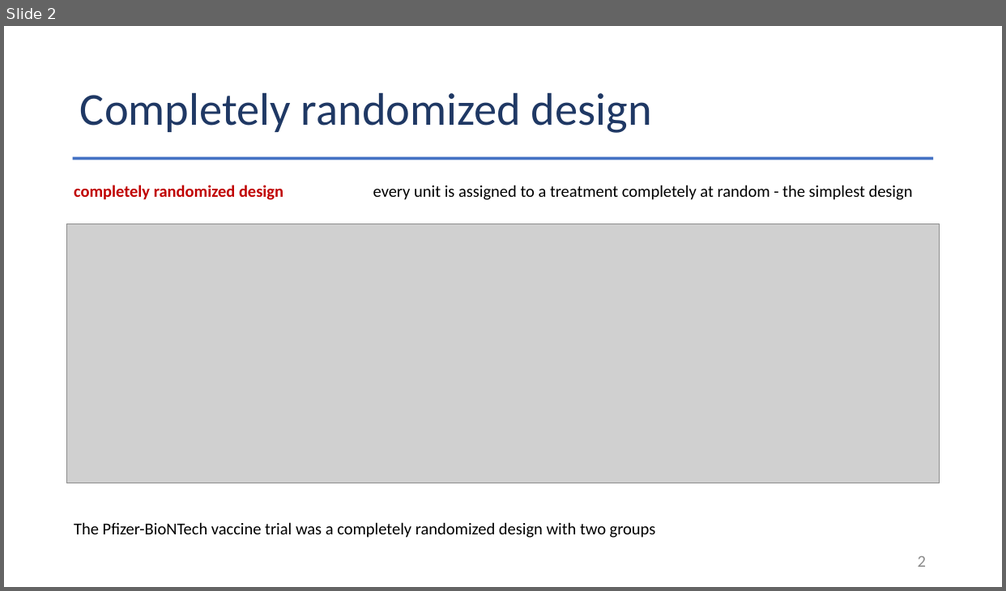
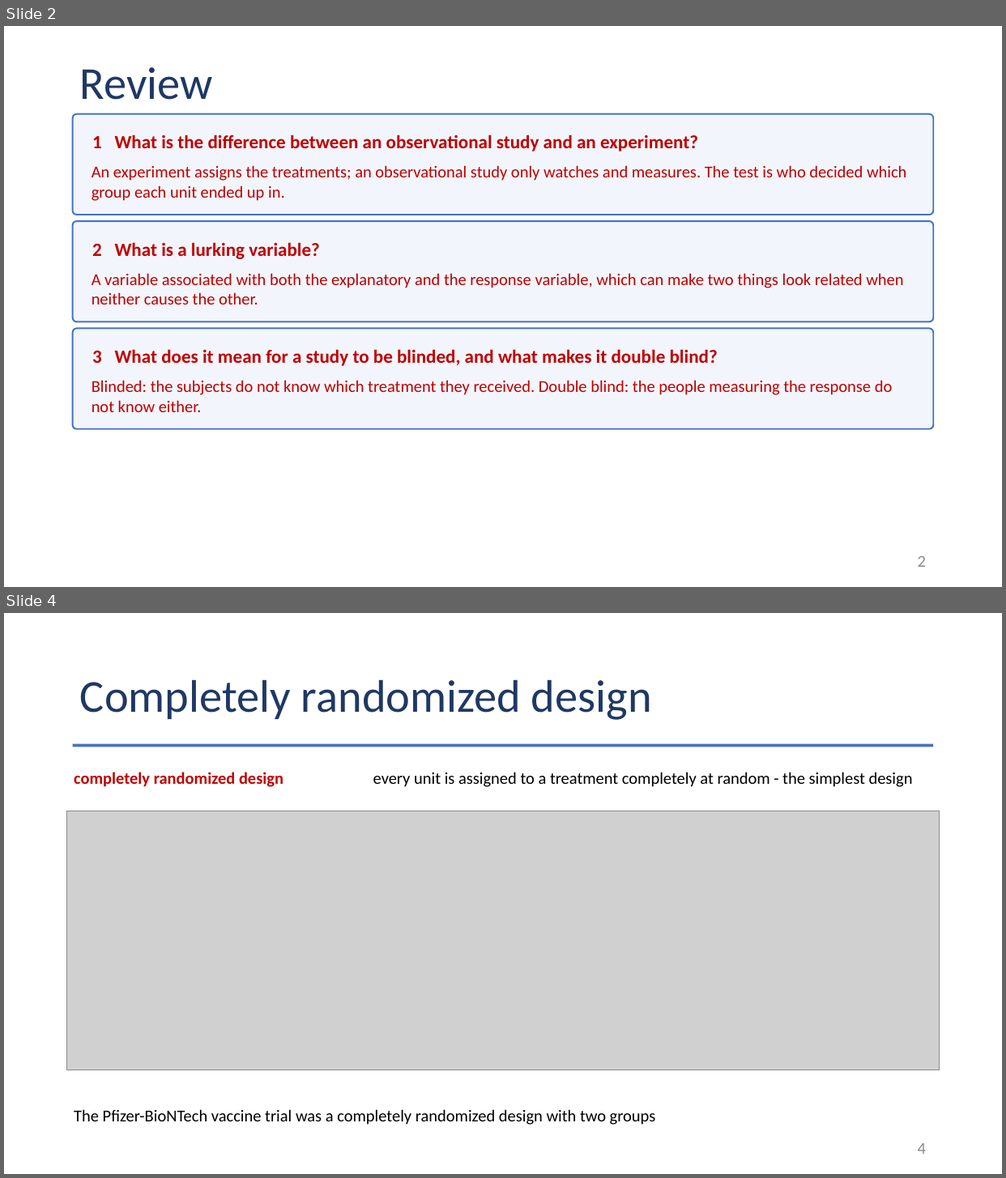
Before and after one commit to Jarred6068/Kvamme_UI_STAT251, a slide deck: docs/lecture_slides/Week 5/Week5_Lecture11_Slides_9_25_2026.pptx. Shown one above the other, each under a label of ours: slide 2 before the commit, slides 2 and 4 after it; the slides between them are not shown. The pictures are 1006x591 and 1006x1178 pixels, drawn with LibreOffice and Linux fonts; fonts in the diff are those of the drawing; grey boxes stand for pictures. Boxes give left, top, right and bottom in pixels: in the first picture for what was removed or moved away, otherwise in the second. Text is boxed around its words. In the diff, an @@ line names an element or a change of style, - is before the commit and + after.

```diff
--- a/docs/lecture_slides/Week 5/Week5_Lecture11_Slides_9_25_2026.pptx
+++ b/docs/lecture_slides/Week 5/Week5_Lecture11_Slides_9_25_2026.pptx
@@ slide 2 added at (4, 26, 1002, 587), background #FFFFFF @@
@@ title added at (80, 67, 213, 100), 44 pt, text #1F3864 @@
+Review
@@ rounded rectangle added at (73, 114, 934, 216), fill #F2F6FC, outline #4472C4 1.5 pt, 18 pt, text #C00000, bold @@
+1 What is the difference between an observational study and an experiment?
@@ text added at (91, 165, 906, 201), 16 pt, text #C00000 @@
+An experiment assigns the treatments; an observational study only watches and measures. The test is who decided which group each unit ended up in.
@@ rounded rectangle added at (73, 221, 934, 322), fill #F2F6FC, outline #4472C4 1.5 pt, 18 pt, text #C00000, bold @@
+2 What is a lurking variable?
@@ text added at (91, 273, 903, 305), 16 pt, text #C00000 @@
+A variable associated with both the explanatory and the response variable, which can make two things look related when neither causes the other.
@@ rounded rectangle added at (73, 328, 934, 429), fill #F2F6FC, outline #4472C4 1.5 pt, 18 pt, text #C00000, bold @@
+3 What does it mean for a study to be blinded, and what makes it double blind?
@@ text added at (91, 380, 893, 412), 16 pt, text #C00000 @@
+Blinded: the subjects do not know which treatment they received. Double blind: the people measuring the response do not know either.
@@ page number added at (918, 557, 926, 567), 16 pt, text #8C8C8C @@
+2
@@ what was slide 2 is now slide 4 @@
@@ page number at (918, 1144, 926, 1154): text changed @@
-2
+4
```
Also in this commit, not shown: 2 slides changed, 2 other slides added, 28 other files.
